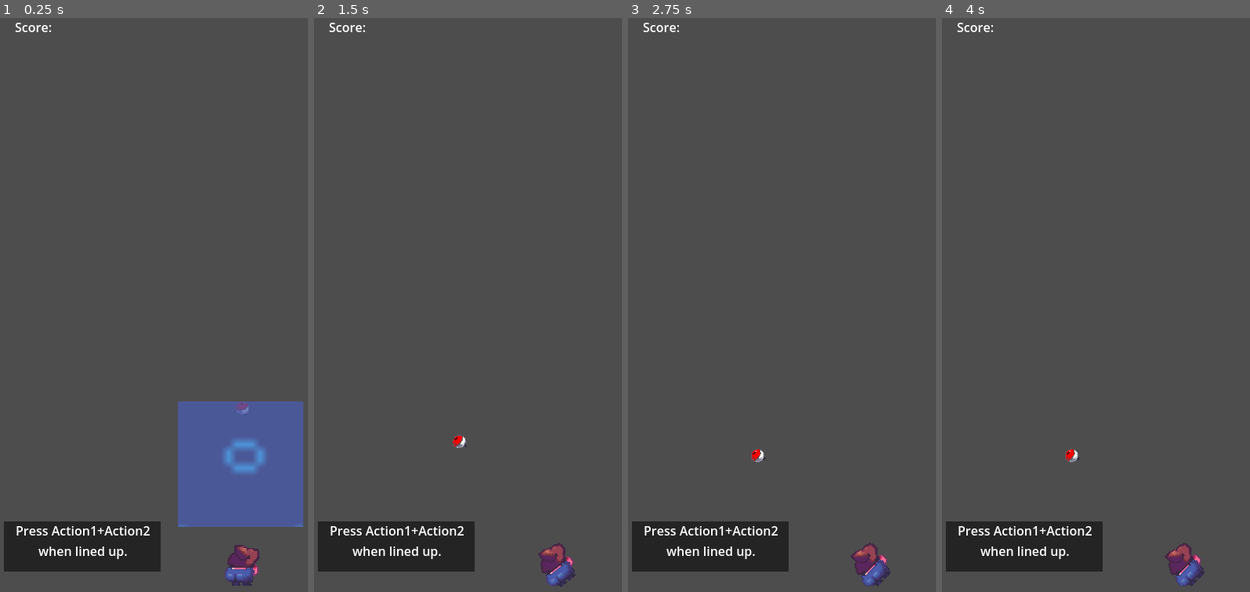
Above: before the commit, frames 1-4 (left to right).
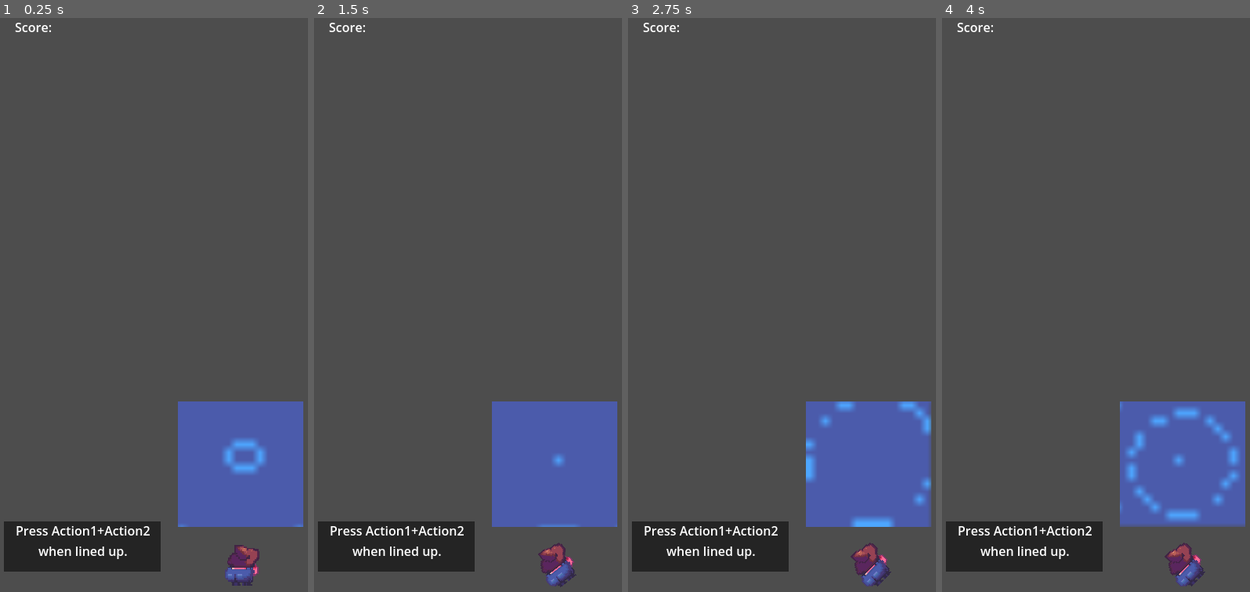
Above: after the commit, the same moments.

Repository: AndrewJDGalga/ggj2024
Game: Godot game, scene res://levels/testaj.tscn
Two runs of this game, one before a commit and one after it. Both use one fixed random seed, a clock stepped at 60 frames per second and the inputs below. The project has no main scene, so this scene is started directly.
Inputs:
- Up to frame 1 (0.25 s): no input
- Up to frame 2 (1.5 s): hold Up (action1) 0.53-1.28 s; tap Down (action2) at 1.35 s
- Up to frame 3 (2.75 s): hold Up (action1) from 2.03 s (still down)
- Up to frame 4 (4 s): release Up (action1) at 2.78 s; tap Down (action2) at 2.85 s; hold Up (action1) from 3.53 s (still down)

The runs differ from the first frame. In frame 1, 0.7% of the frame differs, in the area x 57-99%, y 66-89%; in frame 2, 9.0%; in frame 3, 9.0%, in the area x 39-99%, y 66-89%; in frame 4, 9.0%.

Commit message:
mainlevel start, as I want the game manager to control audio

Diff:
--- a/entities/curtis.tscn
+++ b/entities/curtis.tscn
@@ -35,7 +35,6 @@
 offset_bottom = 24.0
 
 [node name="fishing_lure" parent="." instance=ExtResource("2_gos2j")]
-position = Vector2(0, -200)
 
 [node name="AnimationPlayer" type="AnimationPlayer" parent="."]
 libraries = {
@@ -67,8 +66,6 @@
 scale = Vector2(0.2, 0.2)
 texture = ExtResource("7_1tjwj")
 
-[node name="AudioStreamPlayer" type="AudioStreamPlayer" parent="."]
-
 [connection signal="successful_landing" from="fishing_lure" to="." method="_on_fishing_lure_successful_landing"]
 [connection signal="animation_finished" from="AnimationPlayer" to="." method="_on_animation_player_animation_finished"]
 [connection signal="has_failed" from="FishCatchMeter" to="." method="_on_fish_catch_meter_has_failed"]
--- /dev/null
+++ b/levels/mainlevel.tscn
@@ -0,0 +1,10 @@
+[gd_scene load_steps=2 format=3 uid="uid://c2pyfkcc5qevs"]
+
+[ext_resource type="PackedScene" uid="uid://crmbqldvypv24" path="res://entities/curtis.tscn" id="1_bnq6j"]
+
+[node name="mainlevel" type="Node2D"]
+
+[node name="AudioStreamPlayer" type="AudioStreamPlayer" parent="."]
+
+[node name="Curtis" parent="." instance=ExtResource("1_bnq6j")]
+position = Vector2(300, 744)
